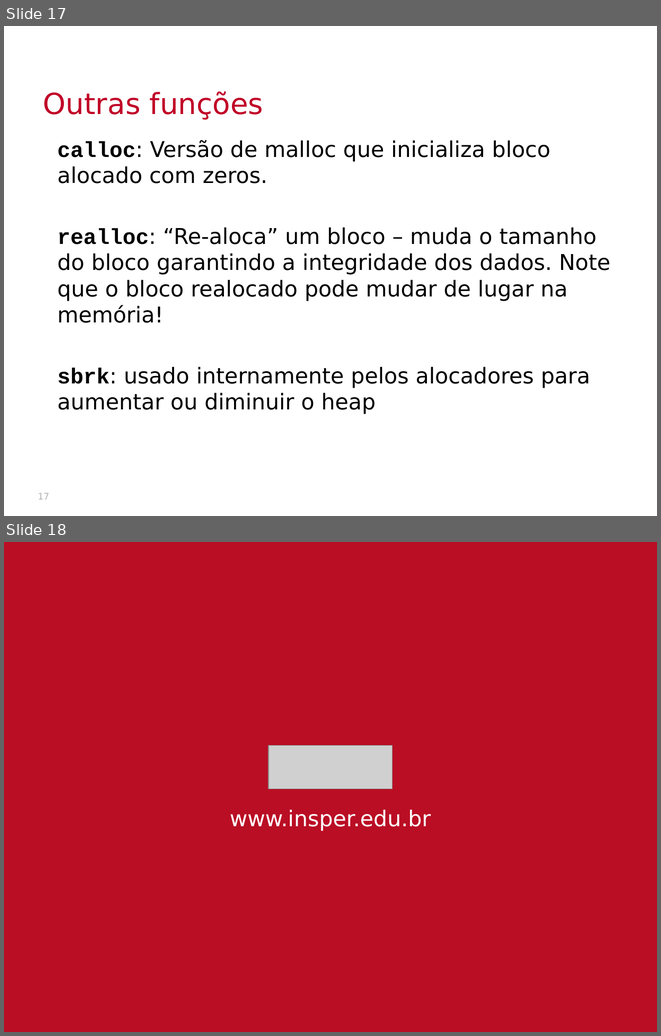
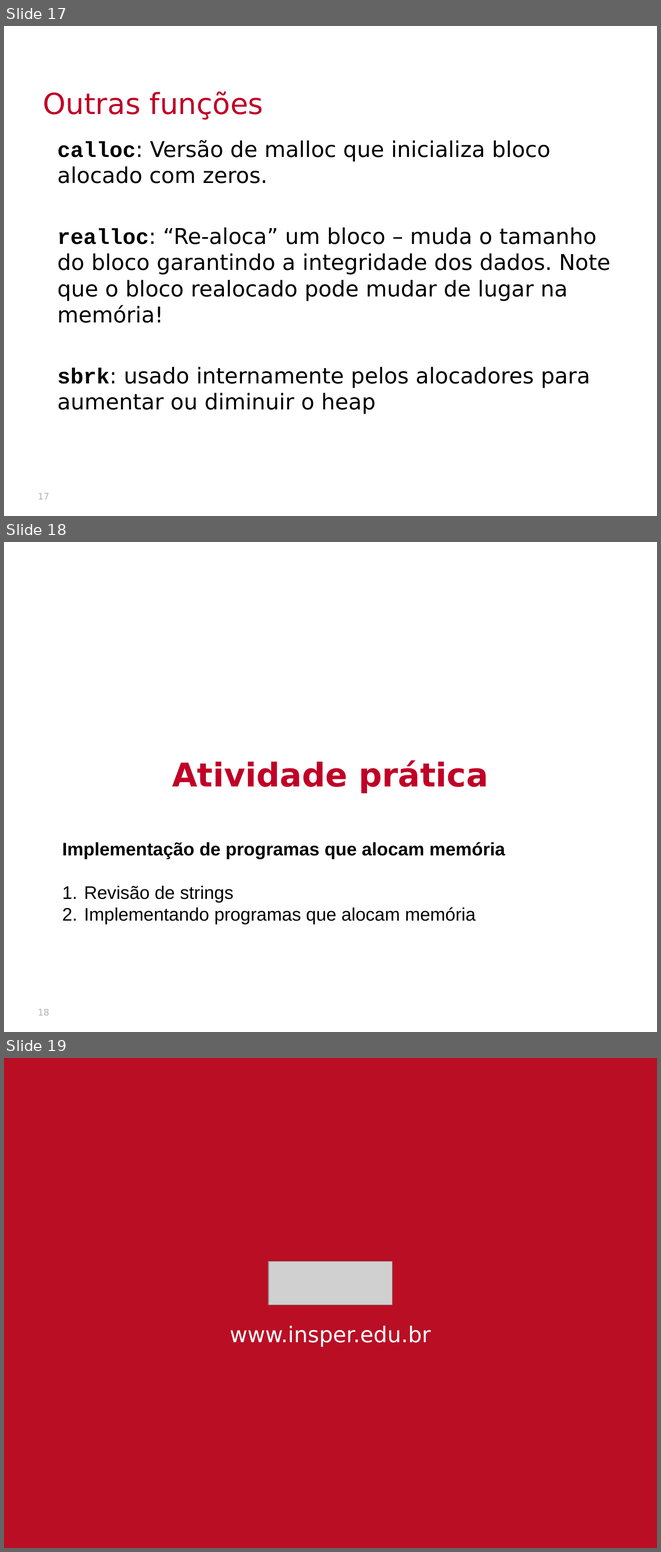
Before and after one commit to victorniubo/SistemasHardwareSoftware, a slide deck: aulas/10-malloc/aula_11.pptx. Shown one above the other, each under a label of ours: slides 17 and 18 before the commit, slides 17, 18 and 19 after it. The pictures are 661x1036 and 661x1552 pixels, drawn with LibreOffice and Linux fonts; fonts in the diff are those of the drawing; grey boxes stand for pictures; background and template pictures are left out. Boxes give left, top, right and bottom in pixels: in the first picture for what was removed or moved away, otherwise in the second. Text is boxed around its words. In the diff, an @@ line names an element or a change of style, - is before the commit and + after.

```diff
--- a/aulas/10-malloc/aula_11.pptx
+++ b/aulas/10-malloc/aula_11.pptx
@@ slide 18 added at [4, 542, 657, 1032], background picture (left out) @@
@@ text added at [172, 760, 488, 793], 36 pt, text #C00026, bold @@
+Atividade prática
@@ text added at [62, 842, 505, 924], 20 pt, text #000000 @@
+Implementação de programas que alocam memória
+1. Revisão de strings
+2. Implementando programas que alocam memória
@@ page number added at [38, 1008, 50, 1015], 10 pt, text #B2B2B2 @@
+18
@@ what was slide 18 is now slide 19 @@
```
Also in this commit, not shown: 2 slides changed, 2 other slides added, 2 slides removed, 5 other files.
